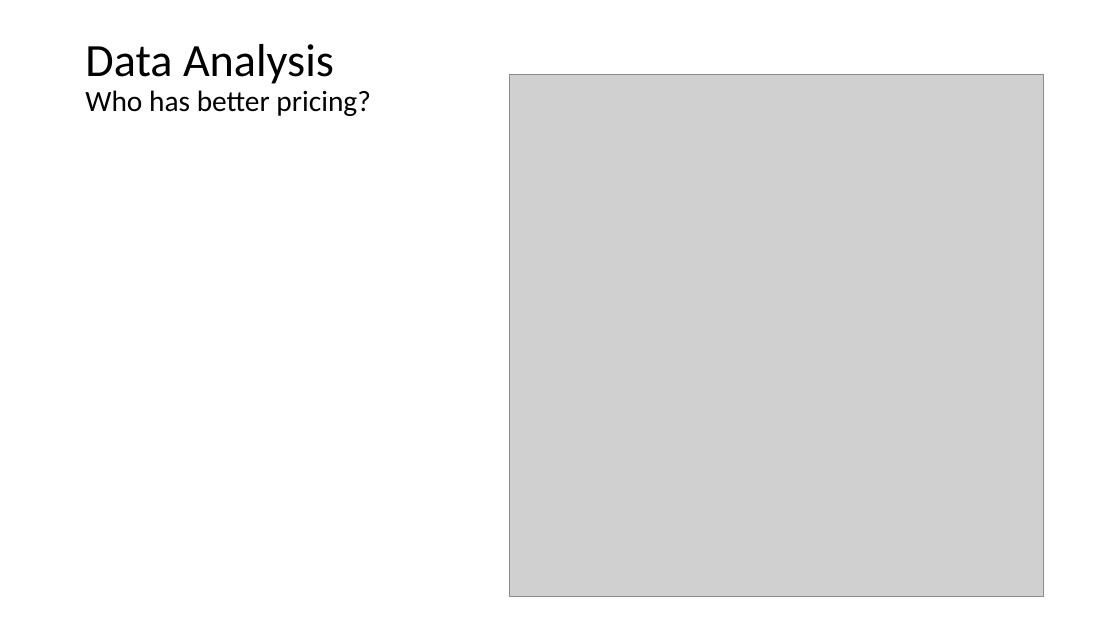
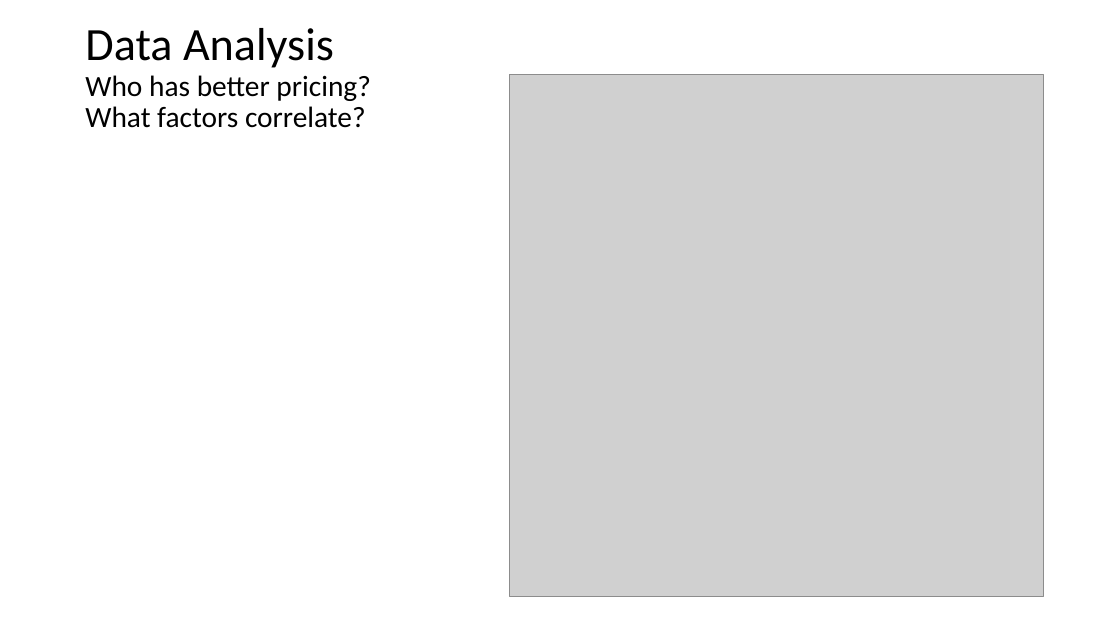
Before and after one commit to elu267/Group_Project_Unit18, a slide deck: slide 9 of PPT/Group_Presentation.pptx (slide 8 before the commit). Drawn at 1120x630 pixels with LibreOffice and Linux fonts; fonts in the diff are those of the drawing; grey boxes stand for pictures. Boxes give left, top, right and bottom in pixels: in the first picture for what was removed or moved away, otherwise in the second. Text is boxed around its words. In the diff, an @@ line names an element or a change of style, - is before the commit and + after.

```diff
--- a/PPT/Group_Presentation.pptx
+++ b/PPT/Group_Presentation.pptx
@@ title at (x1=85, y1=28, x2=370, y2=128): text changed @@
-Data Analysis
-Who has better pricing?
+Data Analysis
+Who has better pricing?
+What factors correlate?
```
Also in this commit, not shown: 3 other slides changed, 2 slides added, 1 slide removed.
